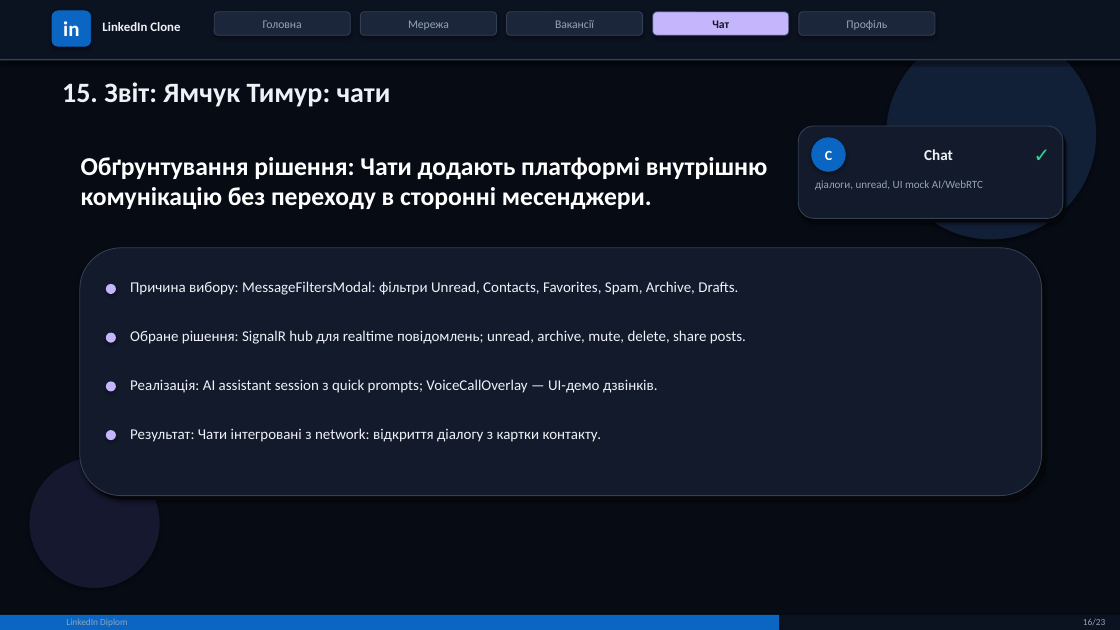
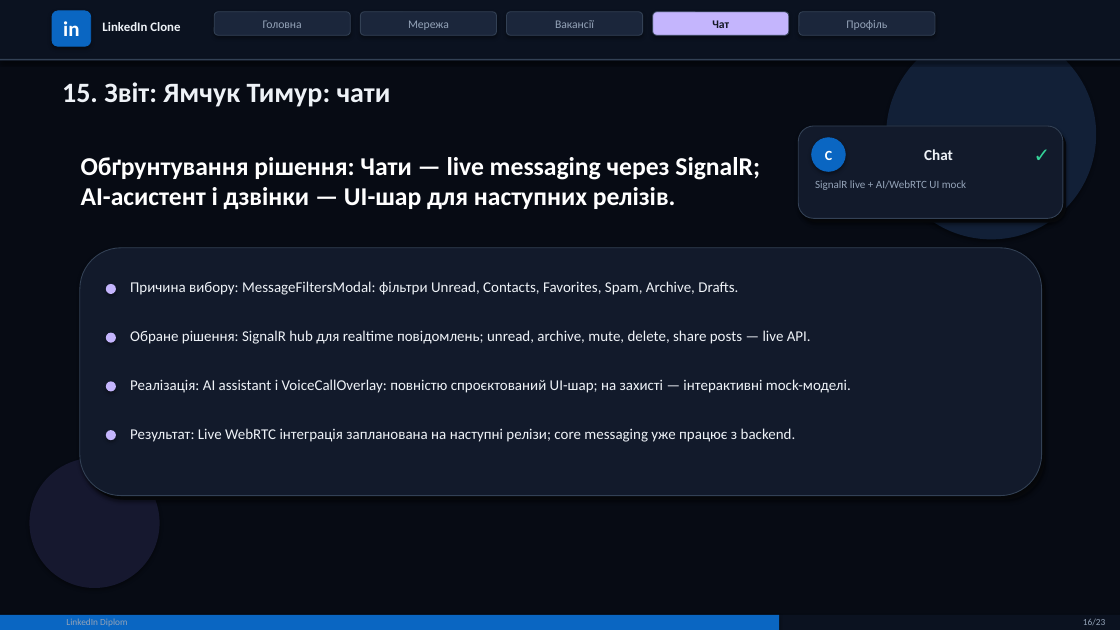
Before and after one commit to hrebenchukM/LinkedInDiplom, a slide deck: slide 16 of presentation.pptx. Drawn at 1120x630 pixels with LibreOffice and Linux fonts; fonts in the diff are those of the drawing. Boxes give left, top, right and bottom in pixels: in the first picture for what was removed or moved away, otherwise in the second. Text is boxed around its words. In the diff, an @@ line names an element or a change of style, - is before the commit and + after.

```diff
--- a/presentation.pptx
+++ b/presentation.pptx
@@ text at [81,157,760,209]: text changed @@
-Обґрунтування рішення: Чати додають платформі внутрішню комунікацію без переходу в сторонні месенджери.
+Обґрунтування рішення: Чати — live messaging через SignalR; AI-асистент і дзвінки — UI-шар для наступних релізів.
@@ text at [815,180,966,190]: text changed @@
-діалоги, unread, UI mock AI/WebRTC
+SignalR live + AI/WebRTC UI mock
@@ text at [130,330,811,344]: text changed @@
-Обране рішення: SignalR hub для realtime повідомлень; unread, archive, mute, delete, share posts.
+Обране рішення: SignalR hub для realtime повідомлень; unread, archive, mute, delete, share posts — live API.
@@ text at [130,379,851,393]: text changed @@
-Реалізація: AI assistant session з quick prompts; VoiceCallOverlay — UI-демо дзвінків.
+Реалізація: AI assistant і VoiceCallOverlay: повністю спроєктований UI-шар; на захисті — інтерактивні mock-моделі.
@@ text at [130,428,796,442]: text changed @@
-Результат: Чати інтегровані з network: відкриття діалогу з картки контакту.
+Результат: Live WebRTC інтеграція запланована на наступні релізи; core messaging уже працює з backend.
```
Also in this commit, not shown: 3 other slides changed, 3 other files.
